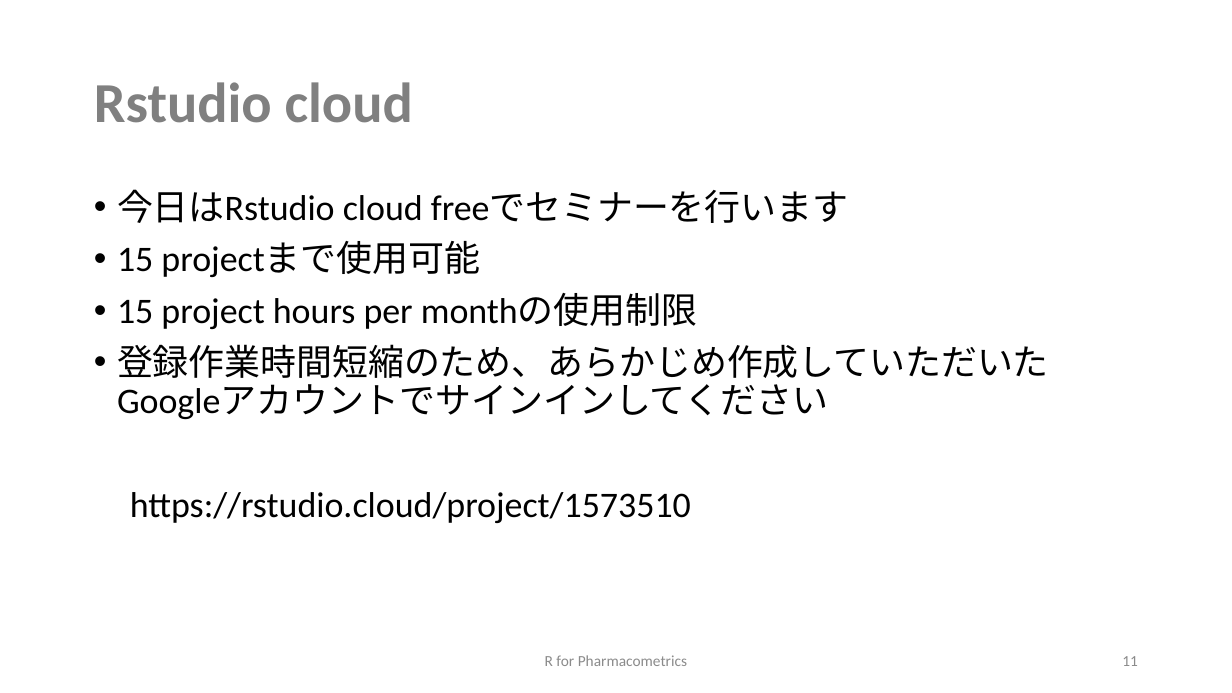
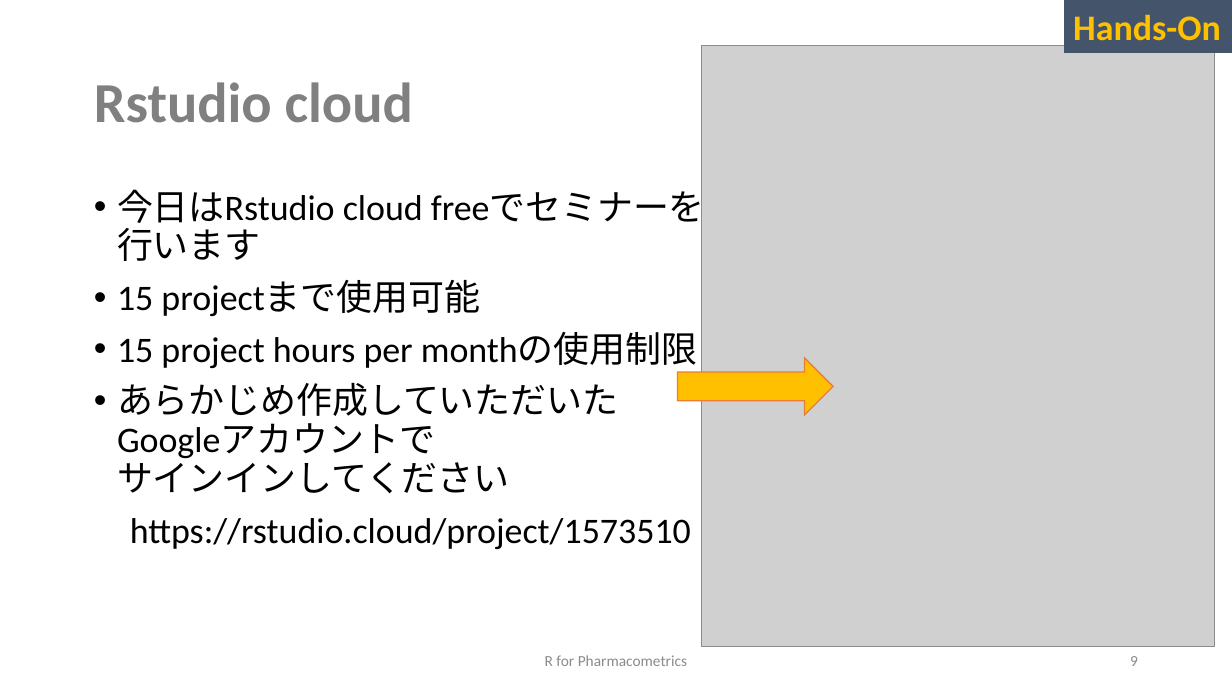
Before and after one commit to MasatoFukae/R-for-PMx, a slide deck: slide 9 of sample/0_introduction.pptx (slide 11 before the commit). Drawn at 1232x693 pixels with LibreOffice and Linux fonts; fonts in the diff are those of the drawing; grey boxes stand for pictures. Boxes give left, top, right and bottom in pixels: in the first picture for what was removed or moved away, otherwise in the second. Text is boxed around its words. In the diff, an @@ line names an element or a change of style, - is before the commit and + after.

```diff
--- a/sample/0_introduction.pptx
+++ b/sample/0_introduction.pptx
@@ rectangle added at (1065, 0, 1232, 53), fill #44546A, 28 pt, text #FFC000, bold @@
+Hands-On
@@ picture added at (701, 45, 1215, 646) @@
@@ right arrow added at (677, 358, 833, 415), fill #FFC000, outline #ED7D31 1 pt @@
@@ text at (117, 383, 618, 493): text changed @@
-• 登録作業時間短縮のため、あらかじめ作成していただいた
-  Googleアカウントでサインインしてください
+• あらかじめ作成していただいた
+  Googleアカウントで
+  サインインしてください
@@ page number at (1130, 656, 1138, 666): text changed @@
-11
+9
```
Also in this commit, not shown: 3 other slides changed, 15 slides added.
